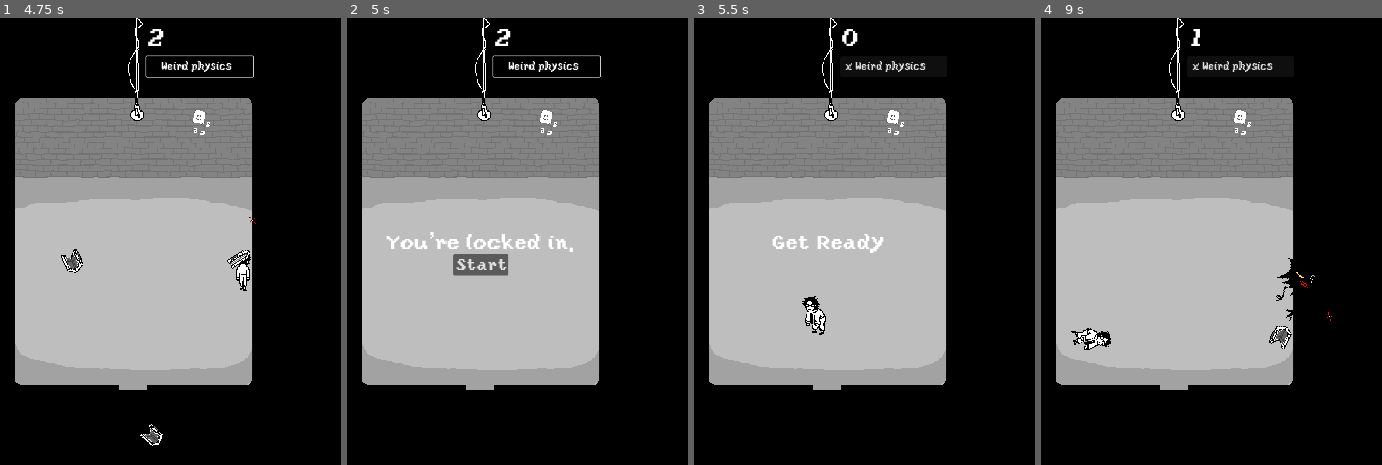
Above: before the commit, frames 1-4 (left to right).
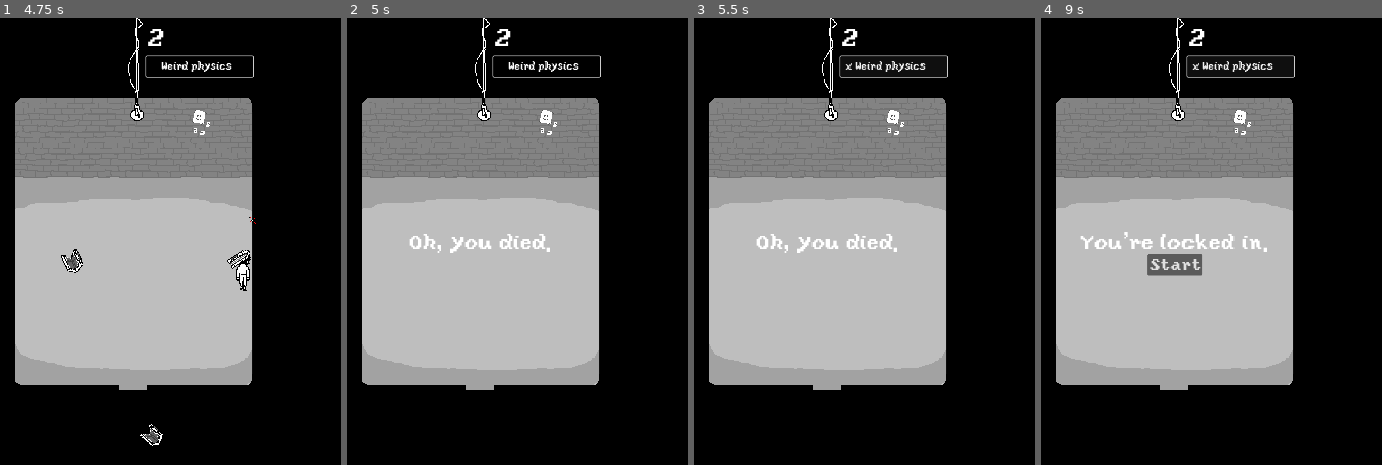
Above: after the commit, the same moments.

Repository: Buramuh/sibtrio
Game: Godot game, scene res://main.tscn
Two runs of this game, one before a commit and one after it. Both use one fixed random seed, a clock stepped at 60 frames per second and the inputs below.
Inputs (mouse positions are in pixels of both pictures, inside the frame that each line leads up to):
- Up to frame 1 (4.75 s): click "Start" at 0.5 s; click "Weird physics" at 1.25 s; click "x Weird physics" at 2 s; hold Right (move_right) 2.78-3.53 s; hold Space (dash) 2.78-3.53 s; hold Down (move_down) 3.53-4.28 s; tap Space (dash) at 3.6 s; hold Right (move_right) from 4.28 s (still down); hold Space (dash) from 4.28 s (still down)
- Up to frame 2 (5 s): keep holding Right (move_right); keep holding Space (dash)
- Up to frame 3 (5.5 s): release Right (move_right) at 5 s; release Space (dash) at 5 s; click (826, 263) at 5 s, where only the run before the commit has a clickable "Start"
- Up to frame 4 (9 s): tap Enter at 5.75 s; hold Up (move_up) 5.78-6.53 s; tap Space (dash) at 5.85, 7.35, 8.85 s; hold Space (dash) 6.53-7.28 s; hold Left (move_left) 6.53-8.03 s; hold Down (move_down) 8.03-8.78 s; hold Space (dash) 8.03-8.78 s; hold Right (move_right) from 8.78 s (still down)

Frame 1 is identical in both runs. In frame 2, 1.5% of the frame differs, in the area x 11-67%, y 47-58%; in frame 3, 1.2%; in frame 4, 2.4%, in the area x 8-86%, y 2-75%.

Commit message:
Fix messages
Await can not be used inside nested calls.

Had to move it out of the show_and_hide_message() abstraction.

As such, messages will have to be intentionally awaited.

Diff:
--- a/Demo's/celeryman/main.gd
+++ b/Demo's/celeryman/main.gd
@@ -26,7 +26,7 @@
 	$Player.start($StartPosition.position)
 	$StartTimer.start()
 	$HUD.update_score(score)
-	$HUD.show_and_hide_message("Get Ready", 2, false)
+	$HUD.show_and_hide_message("Get Ready", 2)
 
 
 
--- a/Demo's/celeryman/ui/HUD.gd
+++ b/Demo's/celeryman/ui/HUD.gd
@@ -39,16 +39,15 @@
 	$MessageTimer.start()
 
 
-func show_and_hide_message(text: String, seconds: float, wait: bool):
+func show_and_hide_message(text: String, seconds: float):
 	show_message(text)
 	hide_message(seconds)
-	if wait:
-		await $MessageTimer.timeout # Waits for timer timeout signal to trigger/emit
 
 
 func show_game_over():
-	show_and_hide_message("Oh, you died.", 2, true)
-	show_and_hide_message("You're locked in.", 1, true)
+	show_and_hide_message("Oh, you died.", 2)
+	await $MessageTimer.timeout
+	show_message("You're locked in.")
 	$StartButton.show()
 
 
